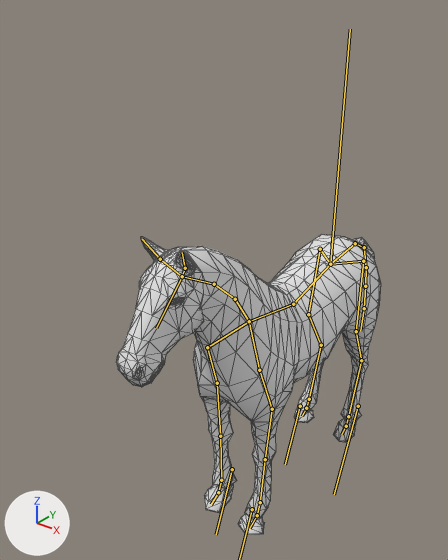
An edit to the glTF model models/full_rig_white.gltf, drawn before and after from the same camera.
The view is the same before and after, from a camera (50 mm lens) standing at (2.93, -4.83, 5.05) and looking at (-0.41, -0.65, 2.46). Every picture has the same lights, and +X, +Y and +Z are marked at lower left. The bones that bend it are drawn over the model as lines. Mesh edges are drawn as thin lines.

In view in the first picture: 'RM_White_Horse'.
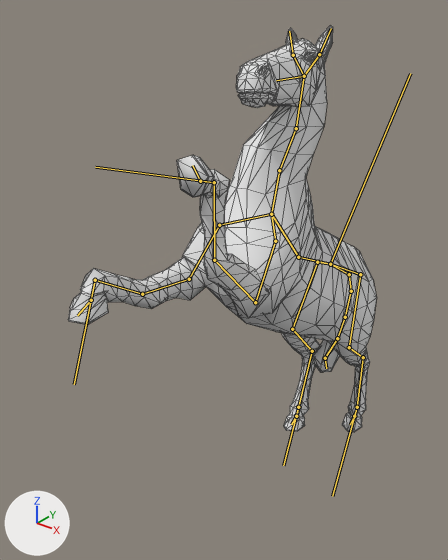
The newer file adds an action. The first version stands in its rest pose; the second is drawn at frame 11 of the action 'Attack'.

Location of each change, (x1, y1, x2, y2) in pixels of the pictures (448 x 560 px):
'RM_White_Horse', posed (17% wider, 35% taller): before (116, 234, 381, 535); after (68, 26, 377, 432)
bone 'FrontFoot_IK_R', root to tip: before (232, 469) to (216, 534); after (95, 280) to (74, 384)
bone 'Horse_Main_ctrl', root to tip: before (330, 264) to (350, 29); after (330, 264) to (410, 73)
bone 'Bone.010', root to tip: before (365, 286) to (364, 308); after (337, 338) to (325, 358)
bone 'Bone.009', root to tip: before (364, 308) to (360, 331); after (325, 358) to (326, 368)
bone 'Bone_L.001', root to tip: before (363, 261) to (356, 331); after (360, 274) to (349, 347)
bone 'Bone_L.002', root to tip: before (356, 331) to (361, 360); after (349, 347) to (363, 357)
bone 'Bone_L.003', root to tip: before (361, 360) to (348, 416); after (363, 357) to (357, 407)
bone 'Bone_L.004', root to tip: before (348, 416) to (346, 426); after (357, 407) to (354, 416)
bone 'Bone.002_R.001', root to tip: before (207, 347) to (217, 383); after (219, 225) to (189, 279)
bone 'Bone.002_R.002', root to tip: before (217, 383) to (220, 436); after (189, 279) to (142, 294)
bone 'Bone.002_R.003', root to tip: before (220, 436) to (221, 480); after (142, 294) to (95, 280)
bone 'Bone.002_R.004', root to tip: before (221, 480) to (218, 492); after (95, 280) to (91, 300)
bone 'Bone.003', root to tip: before (249, 321) to (235, 299); after (271, 214) to (279, 170)
bone 'Bone.005', root to tip: before (235, 299) to (214, 284); after (279, 170) to (296, 128)
bone 'Bone.004', root to tip: before (214, 284) to (182, 276); after (296, 128) to (304, 76)
bone 'Bone.006', root to tip: before (182, 276) to (156, 328); after (304, 76) to (276, 80)
bone 'Bone.002_L.001', root to tip: before (259, 370) to (272, 409); after (275, 241) to (255, 302)
bone 'Bone.002_L.002', root to tip: before (272, 409) to (265, 459); after (255, 302) to (214, 260)
bone 'Bone.002_L.003', root to tip: before (265, 459) to (260, 502); after (214, 260) to (214, 182)
bone 'Bone.002_L.004', root to tip: before (260, 502) to (257, 515); after (214, 182) to (200, 181)
bone 'Bone_R.001', root to tip: before (320, 249) to (308, 314); after (317, 262) to (292, 329)
bone 'Bone_R.002', root to tip: before (308, 314) to (321, 345); after (292, 329) to (312, 351)
bone 'Bone_R.003', root to tip: before (321, 345) to (309, 399); after (312, 351) to (298, 407)

What the commit changed:
Bone 'FrontFoot_IK_R' (bone_frontfoot_ik_r) moves from (0.0, 0.0, 0.0) to (0.0, -2.15, 2.53).
Bone 'FrontFoot_IK_L' (bone_frontfoot_ik_l) moves from (0.0, 0.0, 0.0) to (0.0, -3.11, 1.79).
Bone 'FrontFoot_IK_L' (bone_frontfoot_ik_l) turns from (0, 0, 0) to (87, 0, 0) degrees about its own x, y and z.
Bone 'Horse_Main_ctrl' (bone_horse_main_ctrl) turns from (0, 0, 0) to (-40, 0, 0) degrees about its own x, y and z.
Bone 'Bone.010' (bone_bone_010) turns from (0, 0, 0) to (25, -21, 14) degrees about its own x, y and z.
Bone 'Bone.009' (bone_bone_009) turns from (0, 0, 0) to (47, 7, -14) degrees about its own x, y and z.
Bone 'Bone_L.001' (bone_bone_l_001) turns from (0, 0, 0) to (29, 1, -1) degrees about its own x, y and z.
Bone 'Bone_L.002' (bone_bone_l_002) turns from (0, 0, 0) to (34, 1, 1) degrees about its own x, y and z.
Bone 'Bone_L.003' (bone_bone_l_003) turns from (0, 0, 0) to (7, 0, 1) degrees about its own x, y and z.
Bone 'Bone_L.004' (bone_bone_l_004) turns from (0, 0, 0) to (16, 0, 1) degrees about its own x, y and z.
Bone 'Bone.002_R.001' (bone_bone_002_r_001) turns from (0, 0, 0) to (-20, 4, 1) degrees about its own x, y and z.
Bone 'Bone.002_R.002' (bone_bone_002_r_002) turns from (0, 0, 0) to (39, -2, 5) degrees about its own x, y and z.
Bone 'Bone.002_R.003' (bone_bone_002_r_003) turns from (0, 0, 0) to (22, 0, 1) degrees about its own x, y and z.
Bone 'Bone.002_R.004' (bone_bone_002_r_004) turns from (0, 0, 0) to (-121, -5, 1) degrees about its own x, y and z.
Bone 'Bone.003' (bone_bone_003) turns from (0, 0, 0) to (10, -9, -2) degrees about its own x, y and z.
Bone 'Bone.005' (bone_bone_005) turns from (0, 0, 0) to (27, 0, 5) degrees about its own x, y and z.
Bone 'Bone.004' (bone_bone_004) turns from (0, 0, 0) to (2, 13, -8) degrees about its own x, y and z.
Bone 'Bone.006' (bone_bone_006) turns from (0, 0, 0) to (-29, 0, -5) degrees about its own x, y and z.
Bone 'Bone.002_L.001' (bone_bone_002_l_001) turns from (0, 0, 0) to (-23, -6, -2) degrees about its own x, y and z.
Bone 'Bone.002_L.002' (bone_bone_002_l_002) turns from (0, 0, 0) to (75, 7, -10) degrees about its own x, y and z.
Bone 'Bone.002_L.003' (bone_bone_002_l_003) turns from (0, 0, 0) to (42, 1, -4) degrees about its own x, y and z.
Bone 'Bone.002_L.004' (bone_bone_002_l_004) turns from (0, 0, 0) to (-93, 11, -4) degrees about its own x, y and z.
Bone 'Bone_R.001' (bone_bone_r_001) turns from (0, 0, 0) to (21, -2, 2) degrees about its own x, y and z.
Bone 'Bone_R.002' (bone_bone_r_002) turns from (0, 0, 0) to (30, 0, -3) degrees about its own x, y and z.
Bone 'Bone_R.003' (bone_bone_r_003) turns from (0, 0, 0) to (17, 0, 0) degrees about its own x, y and z.
